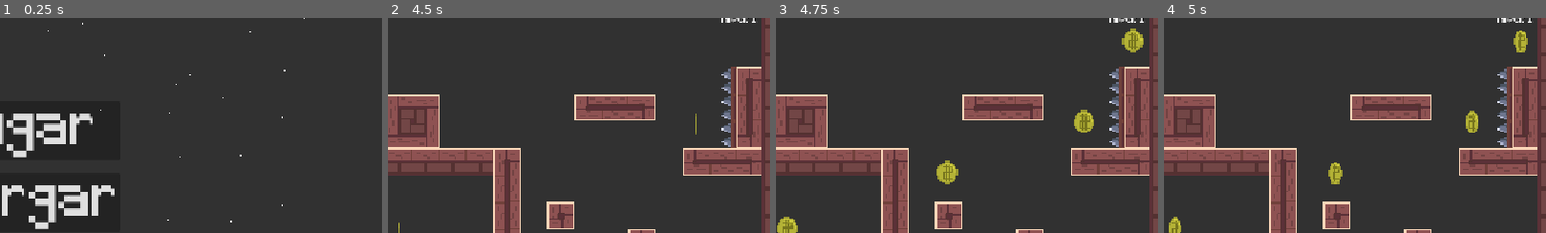
Above: before the commit, frames 1-4 (left to right).
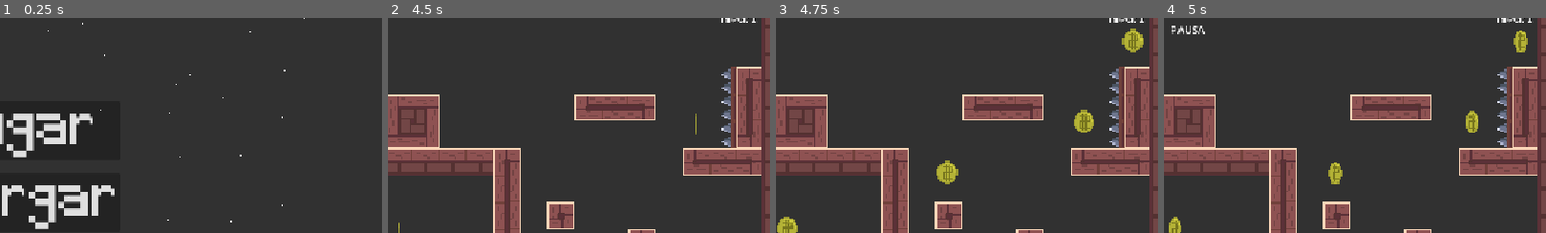
Above: after the commit, the same moments.

Repository: Marcausente/KnightGame2DGodot
Game: Godot game, scene res://Escenas/MenuPrincipal/menu_principal.tscn
The game is run twice, just before and just after one commit, with the same random seed, the same clock (stepped at 60 frames per second) and the same inputs.
Inputs:
- Up to frame 1 (0.25 s): no input
- Up to frame 2 (4.5 s): click "Cargar" at 0.5 s; hold D (derecha) 1.28-2.78 s; tap W (saltar) at 1.52, 2.27, 3.77 s; hold A (izquierda) 2.78-3.53 s; hold D (derecha) from 3.53 s (still down)
- Up to frame 3 (4.75 s): keep holding D (derecha); tap W (saltar) at 4.52 s
- Up to frame 4 (5 s): keep holding D (derecha); tap Escape (pausa) at 4.9 s
The pictures show only the part of the screen within x 47-97%, y 7-57%; the shares and areas given below are measured in that part.

Frames 1-3 are identical in both runs. In frame 4, 0.2% of the frame differs, in the area x 2-11%, y 3-8%.

Commit message:
FEAT: Implementado texto de pausa

Diff:
--- a/Escenas/escena_principal/controlador_pausa.gd
+++ b/Escenas/escena_principal/controlador_pausa.gd
@@ -1,7 +1,11 @@
 extends Control
+
+@export var texto_pausa: Control
 
 func _input(event: InputEvent) -> void: #Esta funcion recibe un evento input, es decir, que se apriete algo
 	if event.is_action_pressed("pausa") and get_tree().paused == false: #Si se aprieta el boton que tenemos configurado para la pausa
-		get_tree().paused = true
-	elif event.is_action_pressed("pausa") and get_tree().paused == true:
-		get_tree().paused = false
+		get_tree().paused = true #Pone la pausa
+		texto_pausa.visible = true
+	elif event.is_action_pressed("pausa") and get_tree().paused == true: #Si se aprieta el boton de pausa Y ya estaba pausado
+		get_tree().paused = false #Quita la pausa
+		texto_pausa.visible = false
--- a/Escenas/escena_principal/escena_principal.tscn
+++ b/Escenas/escena_principal/escena_principal.tscn
@@ -8,6 +8,7 @@
 [ext_resource type="PackedScene" uid="uid://c4h7hxpfbwyjc" path="res://Escenas/ContadorNivelActual/contador_nivel_actual.tscn" id="5_dc0xd"]
 [ext_resource type="PackedScene" uid="uid://dtuiek0spxhu0" path="res://Escenas/ContadorMonedas/contador_monedas.tscn" id="5_p5hqc"]
 [ext_resource type="Script" uid="uid://b2yy88lb4mxl8" path="res://Escenas/escena_principal/controlador_pausa.gd" id="8_4ly5i"]
+[ext_resource type="PackedScene" uid="uid://bl5wvpugnmbqu" path="res://Escenas/texto_pausa/texto_pausa.tscn" id="9_81nay"]
 
 [node name="EscenaPrincipal" type="Node2D" unique_id=1545721947 node_paths=PackedStringArray("controlador_partida")]
 script = ExtResource("1_d4by0")
@@ -27,6 +28,13 @@
 
 [node name="CanvasLayer" type="CanvasLayer" parent="." unique_id=1143300815]
 
+[node name="texto_pausa" parent="CanvasLayer" unique_id=1822708110 instance=ExtResource("9_81nay")]
+visible = false
+offset_left = 1.0
+offset_top = 33.0
+offset_right = 1.0
+offset_bottom = 33.0
+
 [node name="contador_nivel_actual" parent="CanvasLayer" unique_id=1246514060 instance=ExtResource("5_dc0xd")]
 
 [node name="ContadorMonedas" parent="CanvasLayer" unique_id=1403790335 instance=ExtResource("5_p5hqc")]
@@ -35,10 +43,11 @@
 offset_right = 7.0
 offset_bottom = 2.0
 
-[node name="ControladorPausa" type="Control" parent="." unique_id=2142915523]
+[node name="ControladorPausa" type="Control" parent="." unique_id=2142915523 node_paths=PackedStringArray("texto_pausa")]
 process_mode = 3
 layout_mode = 3
 anchors_preset = 0
 offset_right = 40.0
 offset_bottom = 40.0
 script = ExtResource("8_4ly5i")
+texto_pausa = NodePath("../CanvasLayer/texto_pausa")
--- /dev/null
+++ b/Escenas/texto_pausa/texto_pausa.tscn
@@ -0,0 +1,17 @@
+[gd_scene format=3 uid="uid://bl5wvpugnmbqu"]
+
+[node name="texto_pausa" type="Control" unique_id=1822708110]
+layout_mode = 3
+anchors_preset = 15
+anchor_right = 1.0
+anchor_bottom = 1.0
+grow_horizontal = 2
+grow_vertical = 2
+
+[node name="Label" type="Label" parent="." unique_id=467594961]
+layout_mode = 0
+offset_left = 550.0
+offset_top = 19.0
+offset_right = 602.0
+offset_bottom = 42.0
+text = "PAUSA"
